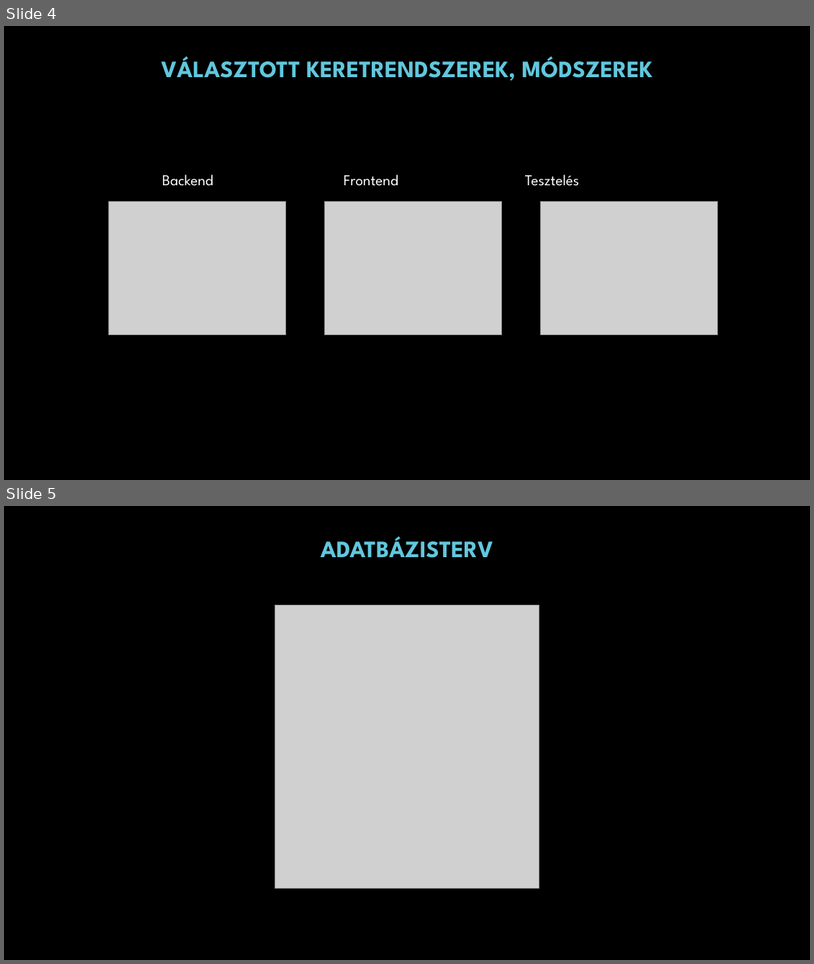
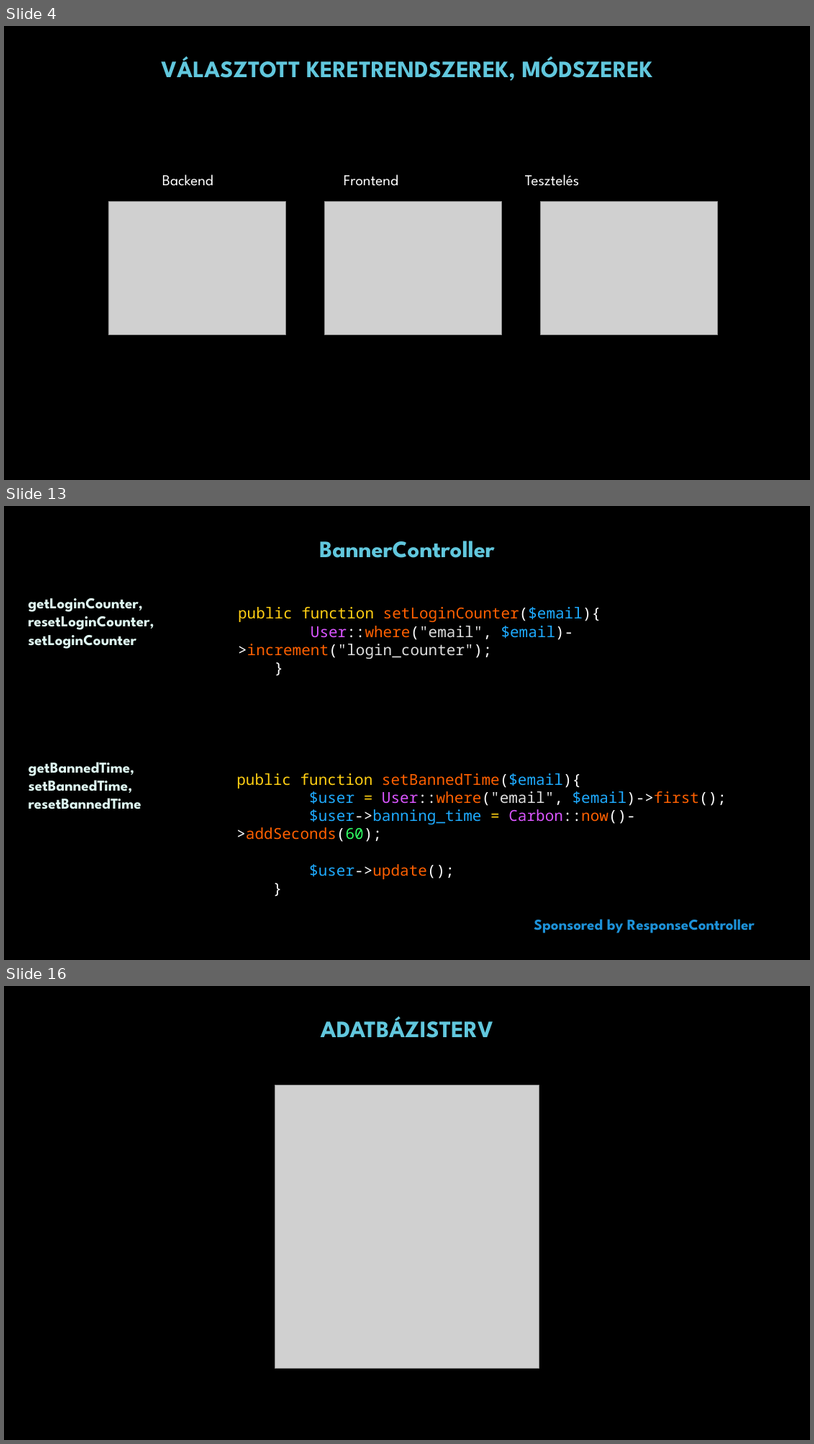
Before and after one commit to Harvester667/KTCH_Project_TeneT, a slide deck: Hairdressair_prezentáció.pptx. Shown one above the other, each under a label of ours: slides 4 and 5 before the commit, slides 4, 13 and 16 after it; the slides between them are not shown. The pictures are 814x964 and 814x1444 pixels, drawn with LibreOffice and Linux fonts; fonts in the diff are those of the drawing; grey boxes stand for pictures; background and template pictures are left out. Boxes give left, top, right and bottom in pixels: in the first picture for what was removed or moved away, otherwise in the second. Text is boxed around its words. In the diff, an @@ line names an element or a change of style, - is before the commit and + after.

```diff
--- a/Hairdressair_prezentáció.pptx
+++ b/Hairdressair_prezentáció.pptx
@@ slide 13 added at (x1=4, y1=506, x2=810, y2=960), background picture (left out) @@
@@ rectangle added at (x1=4, y1=525, x2=810, y2=572), fill #000000 at 50% opacity @@
@@ text added at (x1=319, y1=541, x2=495, y2=558), 28 pt, text #61C7DD, bold @@
+BannerController
@@ text added at (x1=28, y1=598, x2=154, y2=649), 18 pt, text #DEF6F1, bold @@
+getLoginCounter,
+resetLoginCounter,
+setLoginCounter
@@ text added at (x1=238, y1=607, x2=601, y2=659), 18 pt, text #FF6000 @@
+public function setLoginCounter($email){
+User::where("email", $email)->increment("login_counter");
+}
@@ text added at (x1=28, y1=762, x2=142, y2=809), 18 pt, text #DEF6F1, bold @@
+getBannedTime,
+setBannedTime,
+resetBannedTime
@@ text added at (x1=237, y1=773, x2=727, y2=879), 18 pt, text #FF6000 @@
+public function setBannedTime($email){
+$user = User::where("email", $email)->first();
+$user->banning_time = Carbon::now()->addSeconds(60);
+$user->update();
+}
@@ text added at (x1=534, y1=919, x2=755, y2=933), 18 pt, text #1D92D9, bold @@
+Sponsored by ResponseController
@@ what was slide 5 is now slide 16 @@
```
Also in this commit, not shown: 10 other slides added.
